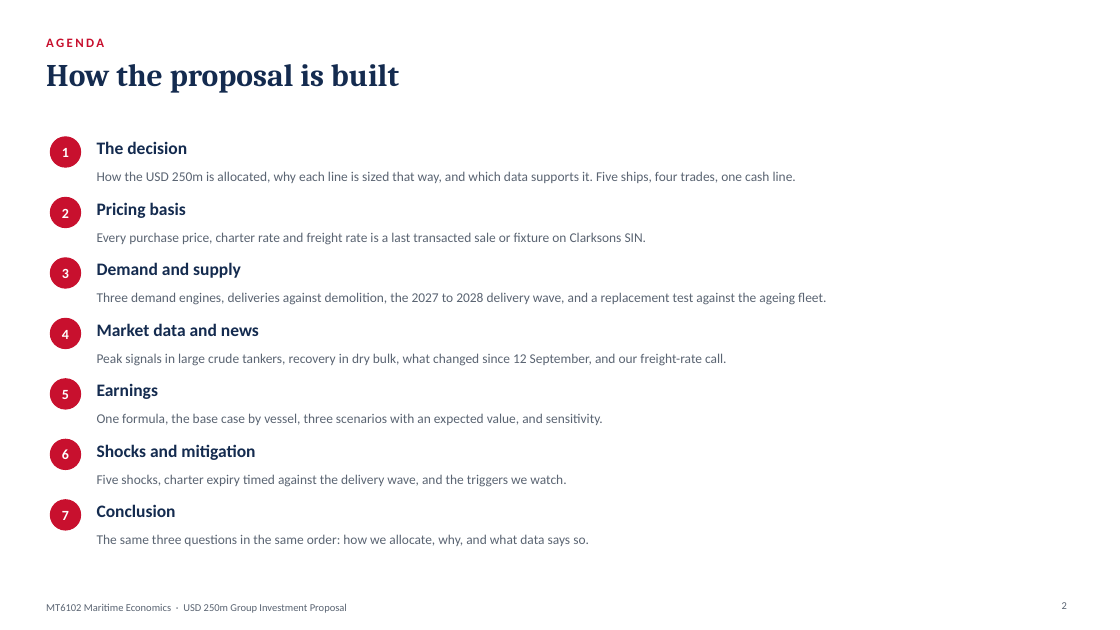
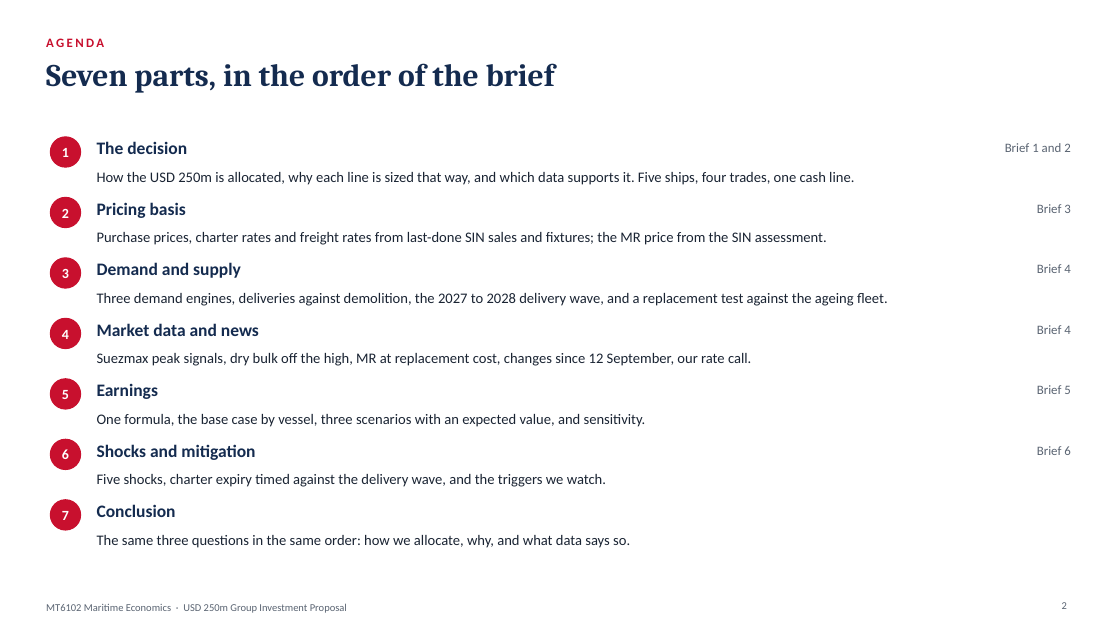
Before and after one commit to zhanmingliu2025-max/MT6102, a slide deck: slide 2 of MT6102_Group_Presentation.pptx. Drawn at 1120x630 pixels with LibreOffice and Linux fonts; fonts in the diff are those of the drawing. Boxes give left, top, right and bottom in pixels: in the first picture for what was removed or moved away, otherwise in the second. Text is boxed around its words. In the diff, an @@ line names an element or a change of style, - is before the commit and + after.

```diff
--- a/MT6102_Group_Presentation.pptx
+++ b/MT6102_Group_Presentation.pptx
@@ text at <box>46,63,555,93</box>: text changed @@
-How the proposal is built
+Seven parts, in the order of the brief
@@ text added at <box>1005,143,1070,152</box>, 11 pt, text #5A6472 @@
+Brief 1 and 2
@@ text added at <box>1037,204,1070,213</box>, 11 pt, text #5A6472 @@
+Brief 3
@@ text at <box>97,232,827,245</box>: text changed; size 11.5 to 12.5 pt; text colour #5A6472 to #1A2433 @@
-Every purchase price, charter rate and freight rate is a last transacted sale or fixture on Clarksons SIN.
+Purchase prices, charter rates and freight rates from last-done SIN sales and fixtures; the MR price from the SIN assessment.
@@ text added at <box>1037,264,1070,273</box>, 11 pt, text #5A6472 @@
+Brief 4
@@ text added at <box>1037,325,1070,334</box>, 11 pt, text #5A6472 @@
+Brief 4
@@ text at <box>97,353,751,366</box>: text changed; size 11.5 to 12.5 pt; text colour #5A6472 to #1A2433 @@
-Peak signals in large crude tankers, recovery in dry bulk, what changed since 12 September, and our freight-rate call.
+Suezmax peak signals, dry bulk off the high, MR at replacement cost, changes since 12 September, our rate call.
@@ text added at <box>1037,385,1070,394</box>, 11 pt, text #5A6472 @@
+Brief 5
@@ text added at <box>1037,446,1070,455</box>, 11 pt, text #5A6472 @@
+Brief 6
@@ size 11.5 to 12.5 pt, text colour #5A6472 to #1A2433 in 5 elements at <box>97,172,854,185</box>, <box>97,293,888,306</box>, <box>97,414,646,427</box>, <box>97,474,606,487</box>, <box>97,535,630,548</box> @@
```
Also in this commit, not shown: 11 other slides changed, 12 other files.
